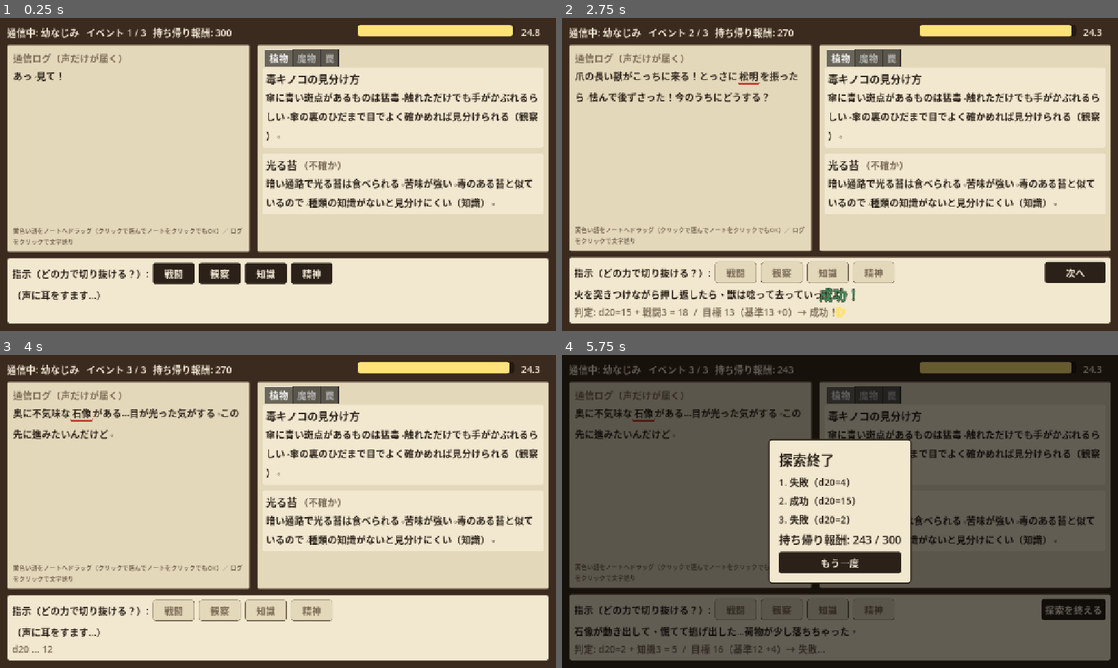
Above: before the commit, frames 1-4 (two rows, left to right).
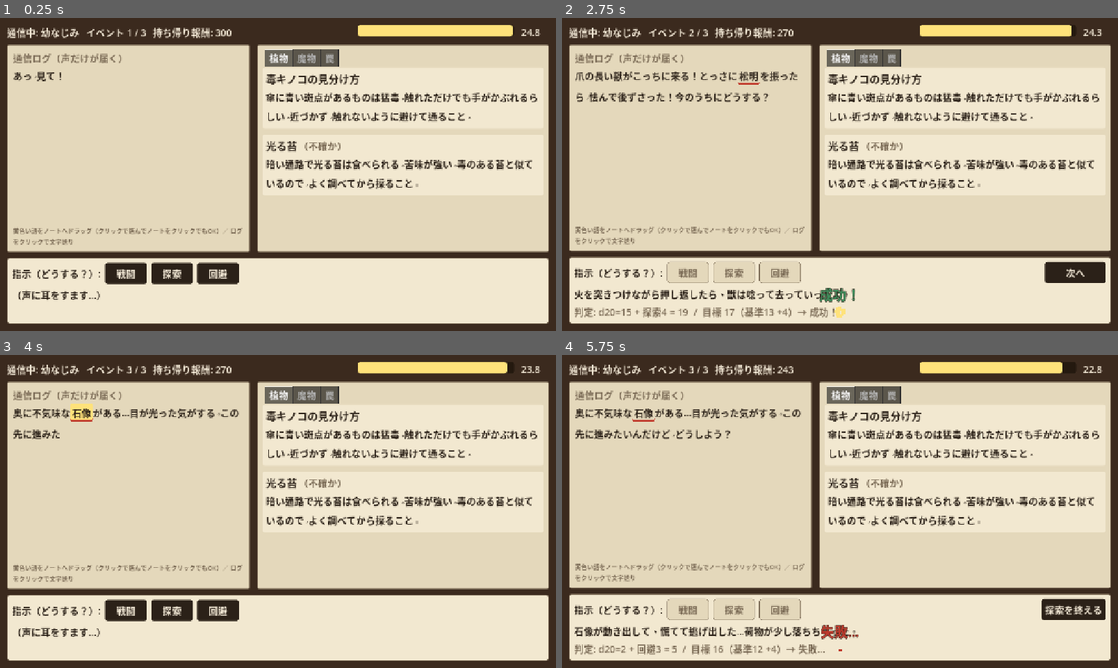
Above: after the commit, the same moments.

Repository: syamisenn99-lab/Game
Game: Godot game, scene res://scenes/matching_screen.tscn
Same seed, same stepped clock (60 frames per second), same inputs: the game is played once before the commit and once after it.
Inputs (mouse positions are in pixels of both pictures, inside the frame that each line leads up to):
- Up to frame 1 (0.25 s): no input
- Up to frame 2 (2.75 s): click (784, 274) at 0.5 s, where only the run before the commit has a clickable "観察"; click "次へ" at 1.25 s; click (734, 274) at 2 s, where only the run after the commit has a clickable "探索"
- Up to frame 3 (4 s): click "次へ" at 2.75 s; click (266, 611) at 3.5 s, where only the run before the commit has a clickable "知識"
- Up to frame 4 (5.75 s): click (1073, 608) at 4.25 s, where only the run before the commit has a clickable "探索を終える"; click (778, 611) at 5 s, where only the run after the commit has a clickable "回避"

The runs differ from the first frame. In frame 1, 5.6% of the frame differs, in the area x 9-97%, y 29-86%; in frame 2, 4.5%; in frame 3, 6.1%; in frame 4, 92%, in the area x 0-100%, y 0-100%.

Commit message:
Simplify commands to battle / explore / evade; write hints in-world in notes
Co-Authored-By: Claude Sonnet 5.5 <noreply@anthropic.com>
Claude-Session: https://claude.ai/code/session_01DXSyhC2LfiPCYbHqKMgMiF

Diff:
--- a/scripts/core/rules.gd
+++ b/scripts/core/rules.gd
@@ -22,10 +22,10 @@
 ## タイプライター表示の速度（文字/秒）
 const CHARS_PER_SEC := 25.0
 
-const STATS: Array[StringName] = [&"battle", &"observe", &"knowledge", &"spirit"]
+## 指示（＝判定に使う能力値）。MVP では戦闘・探索・回避の3つに絞る
+const STATS: Array[StringName] = [&"battle", &"explore", &"evade"]
 const STAT_LABELS := {
 	&"battle": "戦闘",
-	&"observe": "観察",
-	&"knowledge": "知識",
-	&"spirit": "精神",
+	&"explore": "探索",
+	&"evade": "回避",
 }
--- a/scripts/data/adventurer.gd
+++ b/scripts/data/adventurer.gd
@@ -2,7 +2,7 @@
 extends Resource
 
 @export var display_name: String
-## battle / observe / knowledge / spirit -> 値
+## battle / explore / evade -> 値
 @export var stats: Dictionary = {}
 
 
--- a/scripts/data/sample_data.gd
+++ b/scripts/data/sample_data.gd
@@ -6,25 +6,25 @@
 static func adventurer() -> Adventurer:
 	var a := Adventurer.new()
 	a.display_name = "幼なじみ"
-	a.stats = {&"battle": 3, &"observe": 4, &"knowledge": 3, &"spirit": 3}
+	a.stats = {&"battle": 3, &"explore": 4, &"evade": 3}
 	return a
 
 
 static func entries() -> Array[NoteEntry]:
 	var list: Array[NoteEntry] = []
 	list.append(_entry(&"mushroom_poison", &"plants", "毒キノコの見分け方",
-		"傘に青い斑点があるものは猛毒。触れただけでも手がかぶれるらしい。傘の裏のひだまで目でよく確かめれば見分けられる（観察）。"))
+		"傘に青い斑点があるものは猛毒。触れただけでも手がかぶれるらしい。近づかず、触れないように避けて通ること。"))
 	list.append(_entry(&"glow_moss", &"plants", "光る苔",
-		"暗い通路で光る苔は食べられる。苦味が強い。毒のある苔と似ているので、種類の知識がないと見分けにくい（知識）。", {}, 0))
+		"暗い通路で光る苔は食べられる。苦味が強い。毒のある苔と似ているので、よく調べてから採ること。", {}, 0))
 	list.append(_entry(&"beast_claw", &"monsters", "鋭い爪の獣（第2層）",
-		"爪で獲物を引き裂く。{blank:beast_aversion}を極端に嫌うらしい。怯んだ隙に押し返すなら、力勝負になる（戦闘）。",
+		"爪で獲物を引き裂く。{blank:beast_aversion}を極端に嫌うらしい。怯んだ隙に、正面から押し返して追い払える。",
 		{&"beast_aversion": "火"}, 0))
 	list.append(_entry(&"cave_bat", &"monsters", "岩穴の蝙蝠",
-		"群れで天井に張りつく。大きな音に弱い。飛び立っても慌てず、気持ちを落ち着けることが大事（精神）。"))
+		"群れで天井に張りつく。大きな音に弱い。刺激せず、静かに離れるのがいちばん。"))
 	list.append(_entry(&"statue_trap", &"traps", "石像の罠",
-		"目が光る石像は台座に隠しスイッチがある。見つけて押せば止まる。壊そうとすると作動する。台座は目でよく探すこと（観察）。"))
+		"目が光る石像は台座に隠しスイッチがある。台座をよく調べて見つけて押せば止まる。壊そうとすると作動する。"))
 	list.append(_entry(&"pit_trap", &"traps", "落とし穴",
-		"床の色が違う場所は踏まないこと。古い遺跡の造りを知っていれば見抜ける（知識）。"))
+		"床の色が違う場所は踏まずに避けて通ること。"))
 	return list
 
 
@@ -32,16 +32,16 @@
 	var list: Array[EventDef] = []
 	list.append(_event(&"e1_mushroom",
 		"あっ、見て！洞窟の隅に[kw:mushroom]青い斑点のキノコ[/kw]が生えてる。おいしそう…食べても平気かな？",
-		&"observe", 12, {&"mushroom": &"mushroom_poison"},
+		&"evade", 12, {&"mushroom": &"mushroom_poison"},
 		"待って、それは毒だ！",
-		"よく見たら怪しい色だね。触らずに通り過ぎたよ。",
+		"よく見たら怪しい色だね。触らずに避けて通り過ぎたよ。",
 		"つい手を伸ばしちゃった…手がかぶれたかも。"))
 	list.append(_entry_event_beast())
 	list.append(_event(&"e3_statue",
-		"奥に不気味な[kw:statue]石像[/kw]がある…目が光った気がする。この先に進みたいんだけど。",
-		&"observe", 12, {&"statue": &"statue_trap"},
-		"それは罠かも。壊さずに、隠しスイッチを探して！",
-		"台座の裏にスイッチを見つけた！ 石像の目の光が消えたよ。",
+		"奥に不気味な[kw:statue]石像[/kw]がある…目が光った気がする。この先に進みたいんだけど、どうしよう？",
+		&"explore", 12, {&"statue": &"statue_trap"},
+		"それは罠かも。壊さずに、台座を調べて隠しスイッチを探して！",
+		"台座を調べたら、裏にスイッチを見つけた！ 石像の目の光が消えたよ。",
 		"石像が動き出して、慌てて逃げ出した…荷物が少し落ちちゃった。"))
 	return list
 
--- a/scripts/ui/matching_screen.gd
+++ b/scripts/ui/matching_screen.gd
@@ -162,7 +162,7 @@
 	cmd.add_theme_constant_override("separation", 10)
 	bvbox.add_child(cmd)
 	var cmd_label := Label.new()
-	cmd_label.text = "指示（どの力で切り抜ける？）:"
+	cmd_label.text = "指示（どうする？）:"
 	cmd.add_child(cmd_label)
 	for stat in Rules.STATS:
 		var button := Button.new()
--- a/tests/run_tests.gd
+++ b/tests/run_tests.gd
@@ -49,11 +49,11 @@
 
 
 func _test_judge() -> void:
-	_check(Judge.modifier(true, &"observe", &"observe") == -4, "judge: matched+correct")
-	_check(Judge.modifier(true, &"battle", &"observe") == 0, "judge: matched+wrong stat")
-	_check(Judge.modifier(false, &"observe", &"observe") == 0, "judge: unmatched+correct")
-	_check(Judge.modifier(false, &"battle", &"observe") == 4, "judge: unmatched+wrong")
-	_check(Judge.modifier(false, &"", &"observe") == 2, "judge: no instruction")
+	_check(Judge.modifier(true, &"explore", &"explore") == -4, "judge: matched+correct")
+	_check(Judge.modifier(true, &"battle", &"explore") == 0, "judge: matched+wrong stat")
+	_check(Judge.modifier(false, &"explore", &"explore") == 0, "judge: unmatched+correct")
+	_check(Judge.modifier(false, &"battle", &"explore") == 4, "judge: unmatched+wrong")
+	_check(Judge.modifier(false, &"", &"explore") == 2, "judge: no instruction")
 	var r := Judge.resolve(12, -4, 4, 5)
 	_check(r["target"] == 8 and r["total"] == 9 and r["success"], "judge: success by total")
 	_check(not Judge.resolve(12, 0, 4, 1)["success"], "judge: natural 1 always fails")
@@ -133,7 +133,7 @@
 	screen._on_keyword_dropped(&"mushroom", &"mushroom_poison")
 	_check(screen.state.matched, "ui: matched after correct drop")
 	_check((screen._entry_views[&"mushroom_poison"] as NoteEntryView)._stamp.visible, "ui: stamp shown")
-	screen._on_stat_chosen(&"observe")
+	screen._on_stat_chosen(&"evade")
 	await create_timer(1.0).timeout
 	_check(screen._phase == MatchingScreen.Phase.RESULT, "ui: reached result phase")
 	_check(screen._next_button.visible, "ui: next button visible")
Not shown, changed: docs/GDD.md
Not shown, changed: docs/MVP_MATCHING_SCREEN.md
